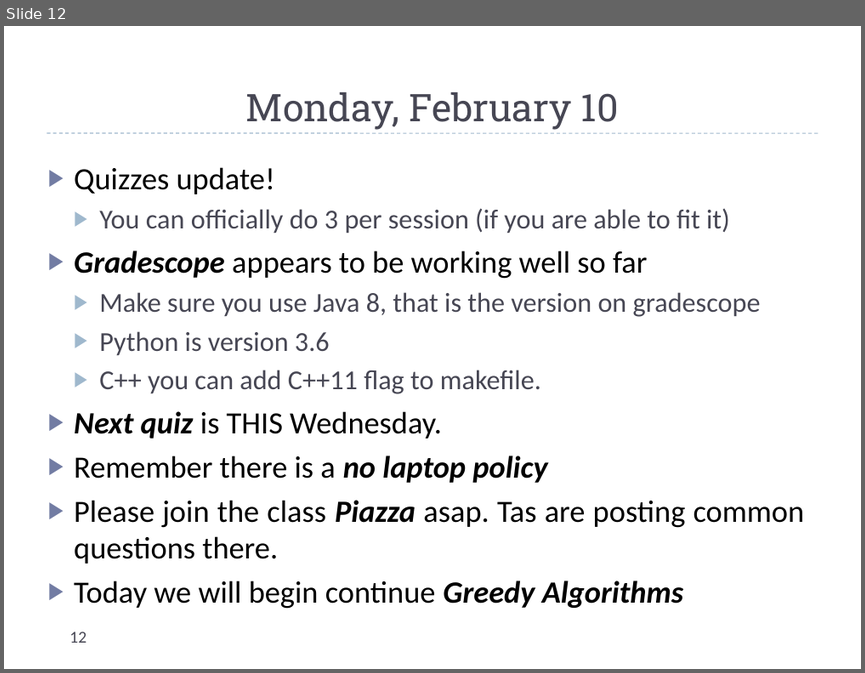
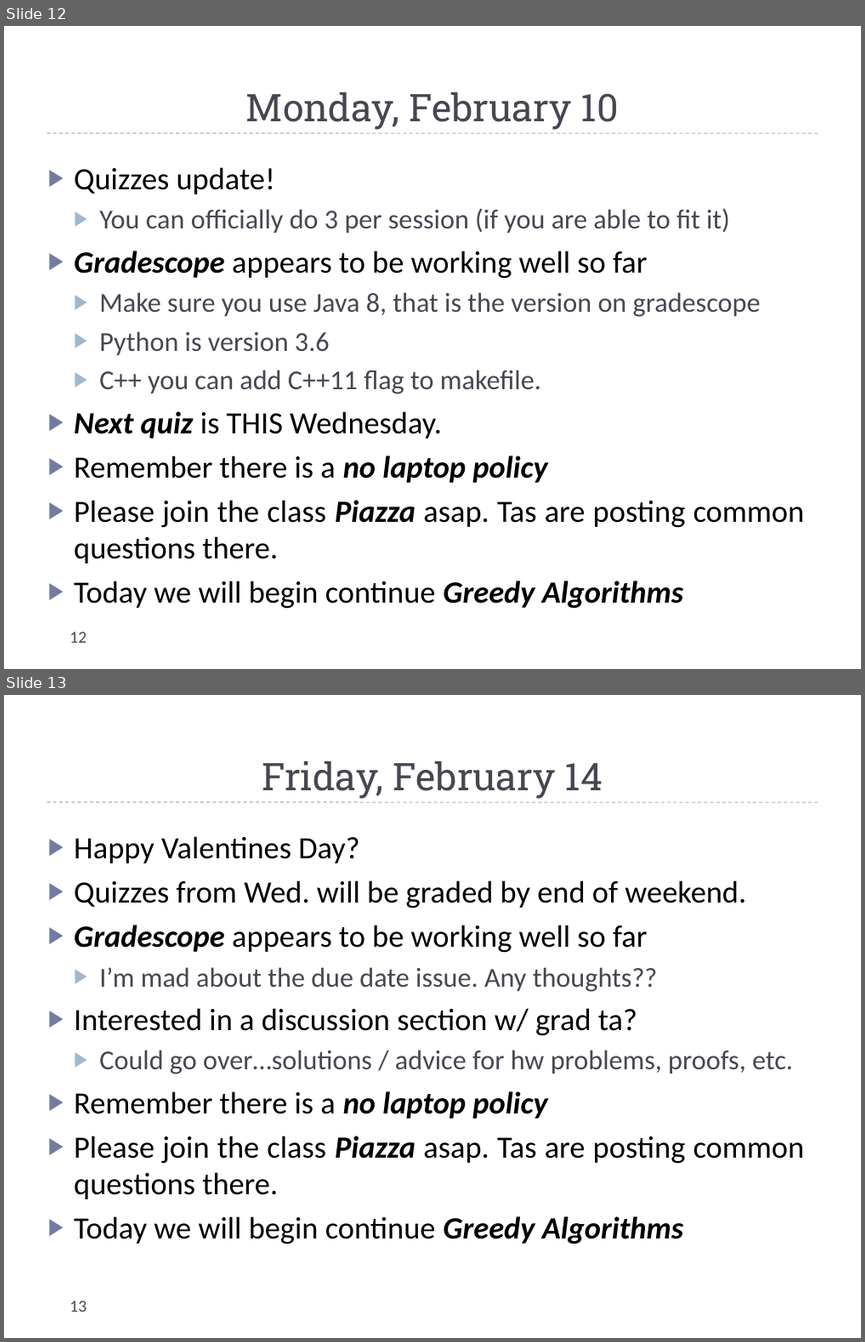
Before and after one commit to markfloryan/dsa2, a slide deck: slides/dailyAnnouncements.pptx. Shown one above the other, each under a label of ours: slide 12 before the commit, slides 12 and 13 after it. The pictures are 865x673 and 865x1342 pixels, drawn with LibreOffice and Linux fonts; fonts in the diff are those of the drawing. Boxes give left, top, right and bottom in pixels: in the first picture for what was removed or moved away, otherwise in the second. Text is boxed around its words. In the diff, an @@ line names an element or a change of style, - is before the commit and + after.

```diff
--- a/slides/dailyAnnouncements.pptx
+++ b/slides/dailyAnnouncements.pptx
@@ slide 13 added at (4,695,861,1338), background #FFFFFF; not listed: 1 template element that a slide beside it also shows @@
@@ title added at (262,761,602,799), 32 pt, text #464653 @@
+Friday, February 14
@@ text added at (74,836,805,1244), 26 pt, text #000000 @@
+▶ Happy Valentines Day?
+▶ Quizzes from Wed. will be graded by end of weekend.
+▶ Gradescope appears to be working well so far
+  ▶ I’m mad about the due date issue. Any thoughts??
+▶ Interested in a discussion section w/ grad ta?
+  ▶ Could go over…solutions / advice for hw problems, proofs, etc.
+▶ Remember there is a no laptop policy
+▶ Please join the class Piazza asap. Tas are posting common questions there.
+▶ Today we will begin continue Greedy Algorithms
@@ page number added at (69,1300,86,1311), 14 pt, text #464653 @@
+13
```
Also in this commit, not shown: 7 other files.
